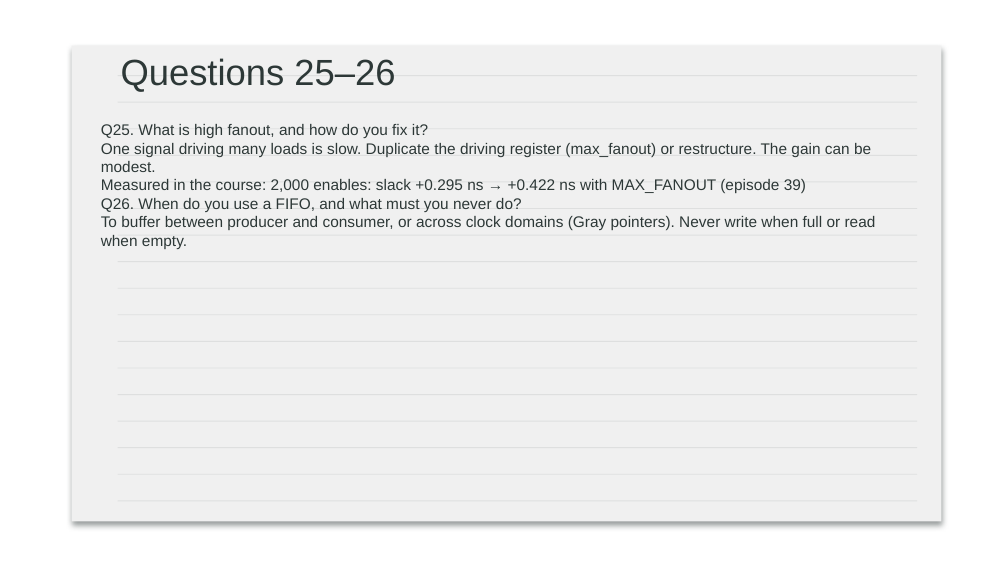
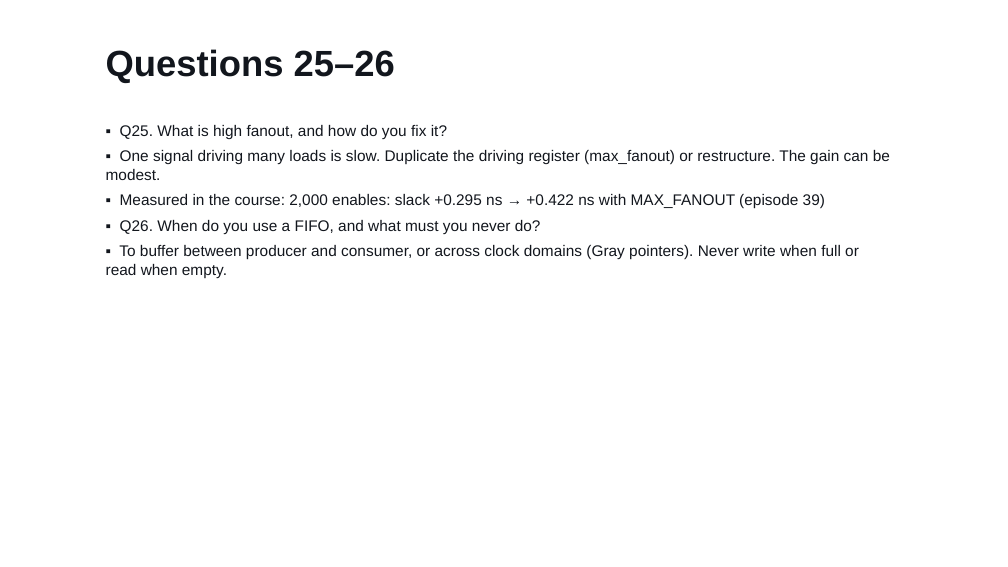
Before and after one commit to Silicon-Simplified/FPGA-Course, a slide deck: slide 18 of slides/ep43_interview_slides.pptx. Drawn at 1008x567 pixels with LibreOffice and Linux fonts; fonts in the diff are those of the drawing; background and template pictures are left out. Boxes give left, top, right and bottom in pixels: in the first picture for what was removed or moved away, otherwise in the second. Text is boxed around its words. In the diff, an @@ line names an element or a change of style, - is before the commit and + after.

```diff
--- a/slides/ep43_interview_slides.pptx
+++ b/slides/ep43_interview_slides.pptx
@@ text "Questions 25–26": place and size @@
-text "Questions 25–26" at (121,58,395,92)
+text "Questions 25–26" at (106,49,395,83)
@@ text "Questions 25–26" at (106,49,395,83): text colour #2D3837 to #12161D, bold on @@
@@ text at (106,125,890,278): text changed; text colour #2D3837 to #12161D @@
-Q25. What is high fanout, and how do you fix it?
-One signal driving many loads is slow. Duplicate the driving register (max_fanout) or restructure. The gain can be modest.
-Measured in the course: 2,000 enables: slack +0.295 ns → +0.422 ns with MAX_FANOUT (episode 39)
-Q26. When do you use a FIFO, and what must you never do?
-To buffer between producer and consumer, or across clock domains (Gray pointers). Never write when full or read when empty.
+▪ Q25. What is high fanout, and how do you fix it?
+▪ One signal driving many loads is slow. Duplicate the driving register (max_fanout) or restructure. The gain can be modest.
+▪ Measured in the course: 2,000 enables: slack +0.295 ns → +0.422 ns with MAX_FANOUT (episode 39)
+▪ Q26. When do you use a FIFO, and what must you never do?
+▪ To buffer between producer and consumer, or across clock domains (Gray pointers). Never write when full or read when empty.
@@ group removed at (72,45,941,521): 17 rectangles, 1 rounded rectangle @@
```
Also in this commit, not shown: 31 other slides changed, 42 other files.
